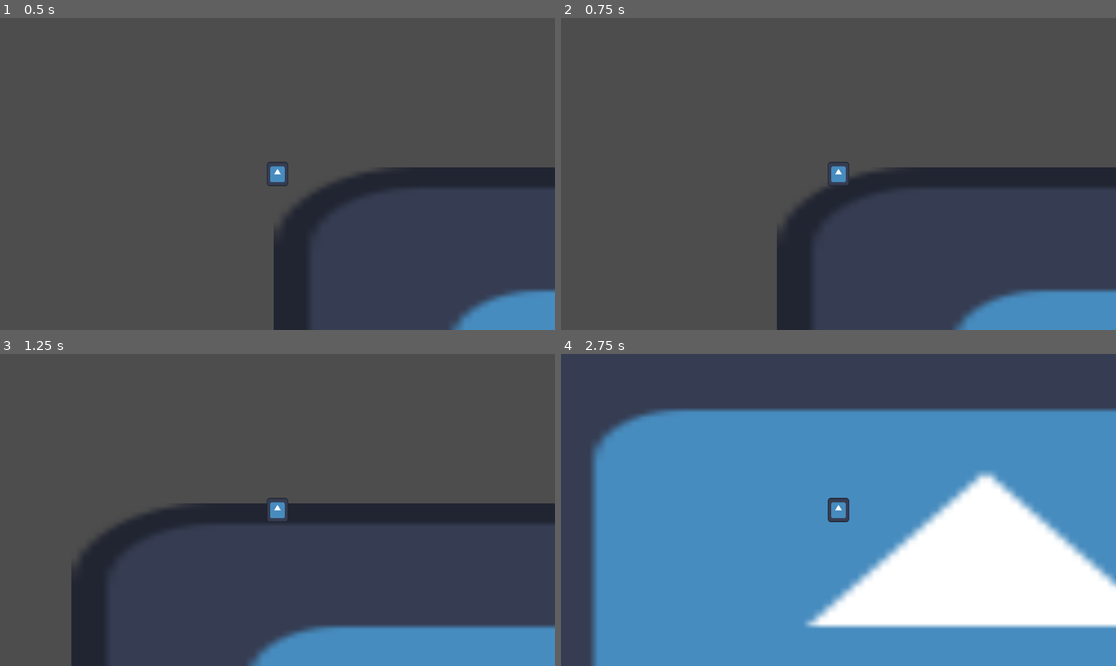
Above: before the commit, frames 1-4 (two rows, left to right).
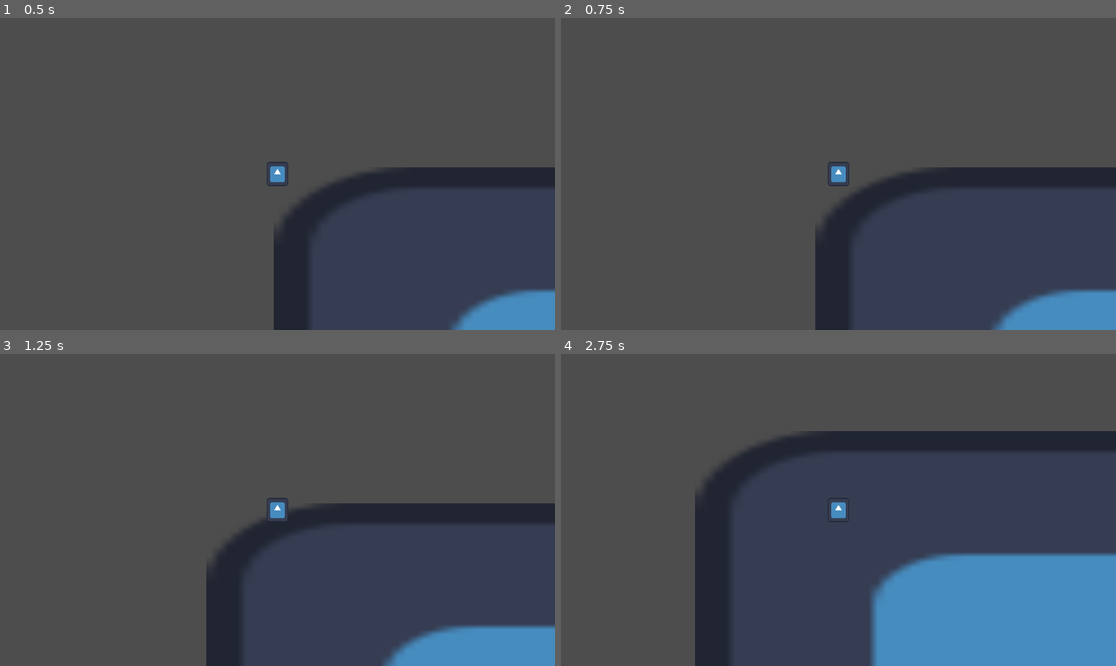
Above: after the commit, the same moments.

Repository: JobertDev27/rotting_rain
Game: Godot game, scene res://framework/demo_area/demo_area.tscn
The game is run twice, just before and just after one commit, with the same random seed, the same clock (stepped at 60 frames per second) and the same inputs. The engine's default icon, where the game draws it, is replaced by a stand-in: a white triangle on a blue panel in a dark square.
Inputs (mouse positions are in pixels of both pictures, inside the frame that each line leads up to):
- Up to frame 1 (0.5 s): no input
- Up to frame 2 (0.75 s): tap Enter at 0.5 s; move the mouse to (960, 158) at 0.52 s; hold D (right) from 0.53 s (still down)
- Up to frame 3 (1.25 s): keep holding D (right)
- Up to frame 4 (2.75 s): move the mouse to (727, 525) at 1.27 s; release D (right) at 1.28 s; hold S (down) 1.28-2.03 s; move the mouse to (894, 441) at 2.02 s; hold D (right) from 2.03 s (still down)

Frame 1 is identical in both runs. In frame 2, 7.1% of the frame differs, in the area x 38-91%, y 47-100%; in frame 3, 11%; in frame 4, 72%, in the area x 5-100%, y 17-100%.

Commit message:
refactor: cleans up player code

Diff:
--- a/framework/player/player.gd
+++ b/framework/player/player.gd
@@ -1,9 +1,13 @@
 extends CharacterBody2D
 
-const SPEED = 300.0
-const JUMP_VELOCITY = -400.0
+const SPEED : int = 100
 
 func _physics_process(delta: float) -> void:
+	handle_movement()
+	move_and_slide()
+
+# handles movement stuff
+func handle_movement() -> void:
 	var direction := Input.get_vector("left","right", "up", "down")
 	if direction:
 		velocity.x = direction.x * SPEED
@@ -11,5 +15,3 @@
 	else:
 		velocity.x = move_toward(velocity.x, 0, SPEED)
 		velocity.y = move_toward(velocity.x, 0, SPEED)
-
-	move_and_slide()
